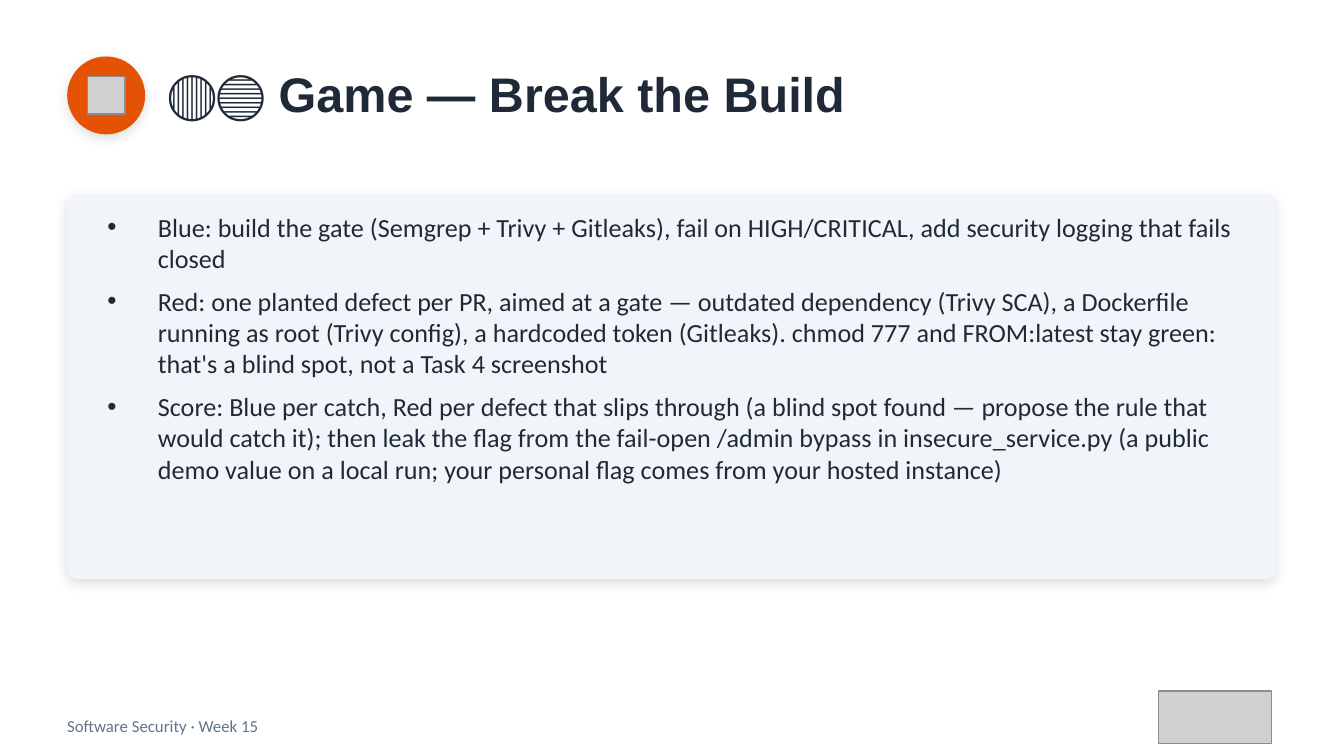
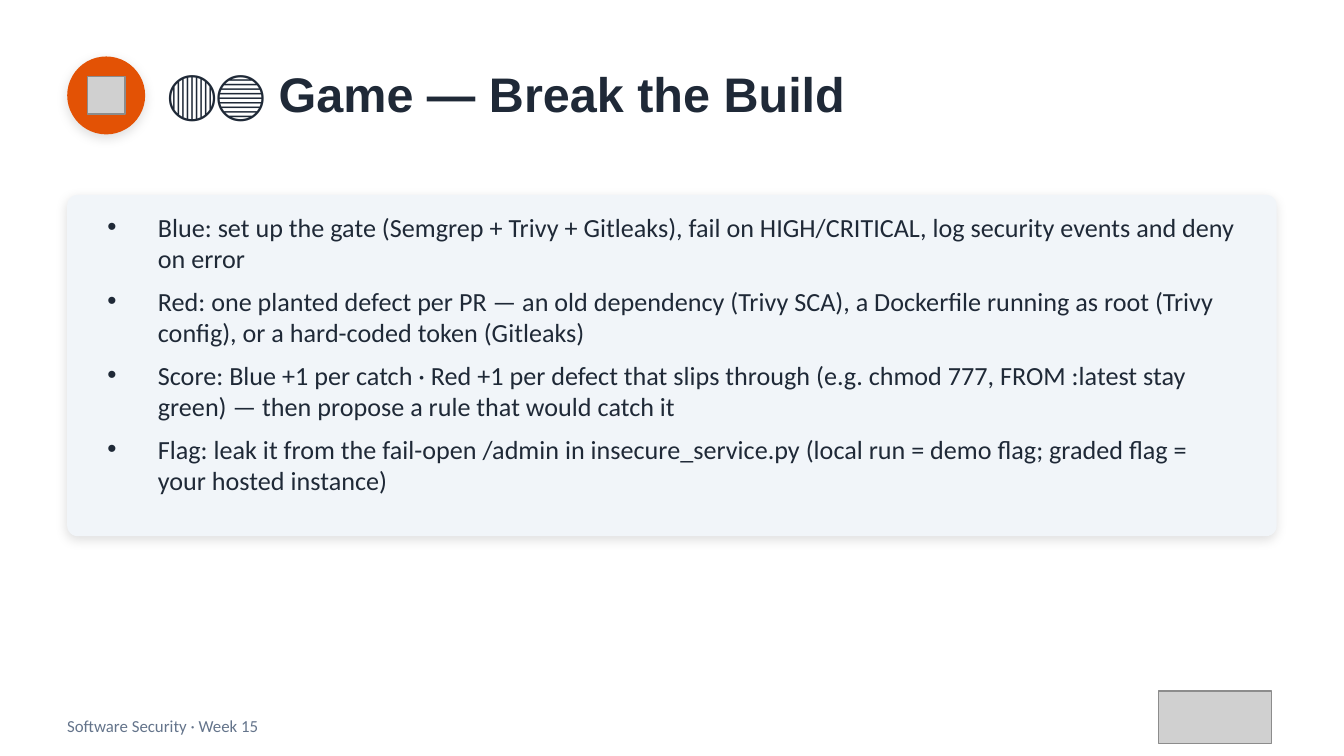
Before and after one commit to 6631503001/software-security, a slide deck: slide 17 of slides/pptx/week15.pptx. Drawn at 1344x756 pixels with LibreOffice and Linux fonts; fonts in the diff are those of the drawing; grey boxes stand for pictures. Boxes give left, top, right and bottom in pixels: in the first picture for what was removed or moved away, otherwise in the second. Text is boxed around its words. In the diff, an @@ line names an element or a change of style, - is before the commit and + after.

```diff
--- a/slides/pptx/week15.pptx
+++ b/slides/pptx/week15.pptx
@@ rounded rectangle: place and size @@
-rounded rectangle at [67, 195, 1277, 579]
+rounded rectangle at [67, 195, 1277, 536]
@@ rounded rectangle at [67, 195, 1277, 536]: proportions changed @@
@@ text at [158, 218, 1234, 495]: text changed @@
-• Blue: build the gate (Semgrep + Trivy + Gitleaks), fail on HIGH/CRITICAL, add security logging that fails closed
-• Red: one planted defect per PR, aimed at a gate — outdated dependency (Trivy SCA), a Dockerfile running as root (Trivy config), a hardcoded token (Gitleaks). chmod 777 and FROM:latest stay green: that's a blind spot, not a Task 4 screenshot
-• Score: Blue per catch, Red per defect that slips through (a blind spot found — propose the rule that would catch it); then leak the flag from the fail-open /admin bypass in insecure_service.py (a public demo value on a local run; your personal flag comes from your hosted instance)
+• Blue: set up the gate (Semgrep + Trivy + Gitleaks), fail on HIGH/CRITICAL, log security events and deny on error
+• Red: one planted defect per PR — an old dependency (Trivy SCA), a Dockerfile running as root (Trivy config), or a hard-coded token (Gitleaks)
+• Score: Blue +1 per catch · Red +1 per defect that slips through (e.g. chmod 777, FROM :latest stay green) — then propose a rule that would catch it
+• Flag: leak it from the fail-open /admin in insecure_service.py (local run = demo flag; graded flag = your hosted instance)
```
Also in this commit, not shown: 6 other slides changed, 1 slide removed, 8 other files.
